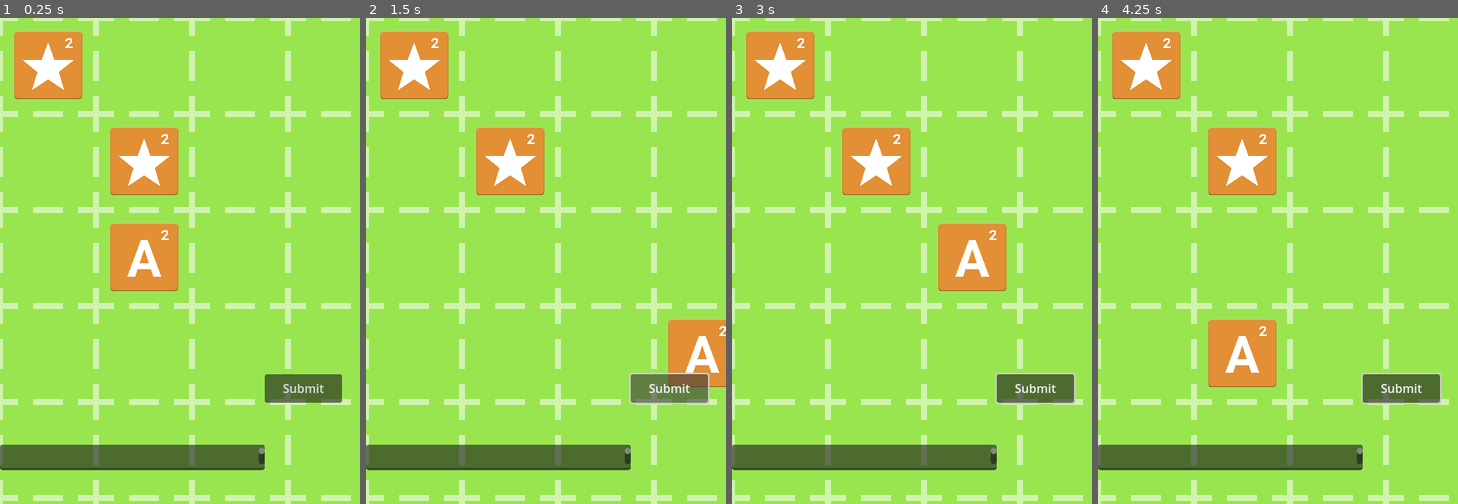
Above: before the commit, frames 1-4 (left to right).
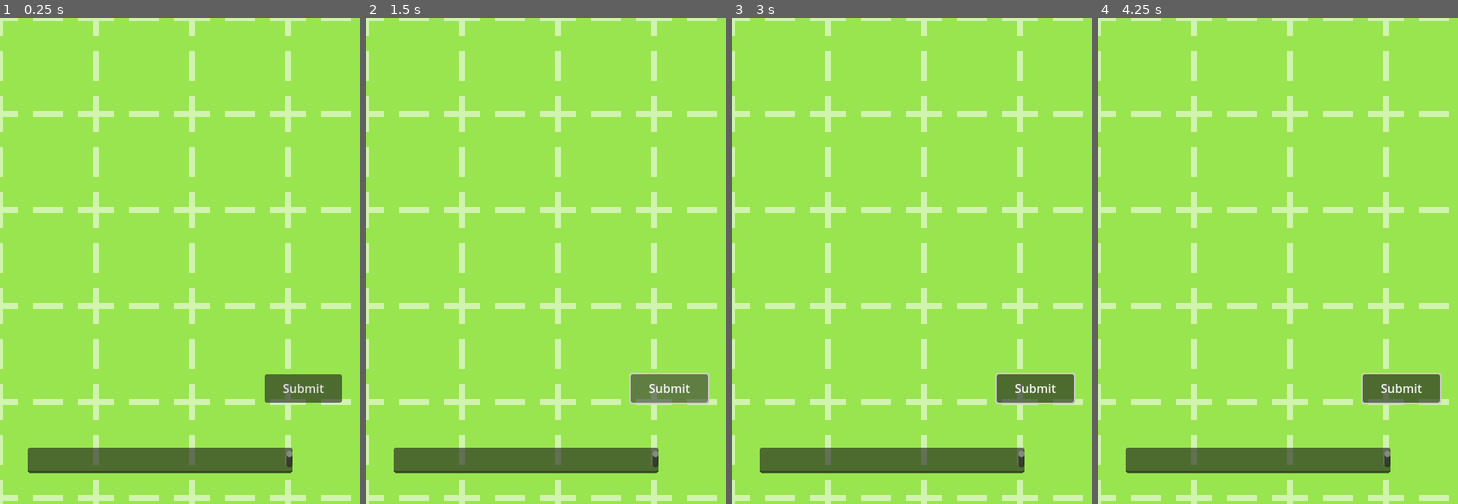
Above: after the commit, the same moments.

Repository: CloudMojos/godot-scrabble-like-game
Game: Godot game, scene res://scenes/main.tscn
Two runs of this game, one before a commit and one after it. Both use one fixed random seed, a clock stepped at 60 frames per second and the inputs below.
Inputs (mouse positions are in pixels of both pictures, inside the frame that each line leads up to):
- Up to frame 1 (0.25 s): no input
- Up to frame 2 (1.5 s): click "Submit" at 0.5 s; click "Submit" at 1.25 s
- Up to frame 3 (3 s): click "Submit" at 2 s; tap Enter at 2.75 s; move the mouse to (991, 236) at 2.77 s; click (991, 236) at 2.92 s
- Up to frame 4 (4.25 s): tap Space at 3.5 s; drag from (1206, 285) to (1260, 358) at 3.52 s

The runs differ from the first frame. In frame 1, 9.7% of the frame differs, in the area x 0-82%, y 2-94%; in frame 2, 9.3%; in frame 3, 9.7%; in frame 4, 9.7%.

Commit message:
before making tiles as tileset

Diff:
--- /dev/null
+++ b/scenes/TilesOnBoard.gd
@@ -0,0 +1,28 @@
+extends Node2D
+
+var tiles_array = []
+
+var letter_tile_node = preload("res://scenes/letter_tile.tscn")
+
+# Called when the node enters the scene tree for the first time.
+func _ready():
+	pass # Replace with function body.
+
+
+# Called every frame. 'delta' is the elapsed time since the previous frame.
+func _process(delta):
+	# When a tile is placed, store it in an array.
+
+	pass
+
+func place_tile(tile_node, coord):
+	# How do I store the coord to the tile_node?
+	# coord is vector2
+	var key = str(coord.x) + "," + str(coord.y)
+	var new_tile = {key: tile_node}
+	tiles_array.append(new_tile)
+	print(tiles_array)
+	pass
+func create_tile_node():
+	# create an instance of letter_tile and append it in tiles_array
+	pass
--- a/scenes/board.tscn
+++ b/scenes/board.tscn
@@ -5,8 +5,8 @@
 [ext_resource type="Texture2D" uid="uid://c6q1m5gofwdlx" path="res://assets/SelectedTile.png" id="2_3he7m"]
 [ext_resource type="Script" path="res://scripts/Grid.gd" id="4_daemk"]
 [ext_resource type="Script" path="res://scripts/BoardCam.gd" id="5_yu31x"]
-[ext_resource type="PackedScene" uid="uid://rq71e63onjhb" path="res://scenes/letter_tile.tscn" id="6_qhx62"]
-[ext_resource type="Script" path="res://scenes/HUD.gd" id="7_ql6gb"]
+[ext_resource type="Script" path="res://scenes/TilesOnBoard.gd" id="6_f6mda"]
+[ext_resource type="Script" path="res://scripts/HUD.gd" id="7_lgsjo"]
 
 [sub_resource type="TileSetAtlasSource" id="TileSetAtlasSource_um5dk"]
 texture = ExtResource("1_wbbac")
@@ -45,23 +45,20 @@
 script = ExtResource("5_yu31x")
 
 [node name="TilesOnBoard" type="Node2D" parent="."]
-
-[node name="LetterTile" parent="TilesOnBoard" instance=ExtResource("6_qhx62")]
-
-[node name="LetterTile2" parent="TilesOnBoard" instance=ExtResource("6_qhx62")]
-position = Vector2(128, 128)
+script = ExtResource("6_f6mda")
 
 [node name="HUD" type="CanvasLayer" parent="."]
-script = ExtResource("7_ql6gb")
+script = ExtResource("7_lgsjo")
 
 [node name="TextEdit" type="TextEdit" parent="HUD"]
 anchors_preset = 12
 anchor_top = 1.0
 anchor_right = 1.0
 anchor_bottom = 1.0
-offset_top = -79.0
-offset_right = -127.0
-offset_bottom = -45.0
+offset_left = 37.0
+offset_top = -75.0
+offset_right = -90.0
+offset_bottom = -41.0
 grow_horizontal = 2
 grow_vertical = 0
 
@@ -79,4 +76,5 @@
 grow_vertical = 2
 text = "Submit"
 
+[connection signal="letter_selected" from="HUD" to="." method="_on_hud_letter_selected"]
 [connection signal="pressed" from="HUD/Button" to="HUD" method="_on_button_pressed"]
--- a/scenes/main.tscn
+++ b/scenes/main.tscn
@@ -1,9 +1,9 @@
 [gd_scene load_steps=3 format=3 uid="uid://dtpf2me5twbhh"]
 
 [ext_resource type="PackedScene" uid="uid://cpcub12coy6v4" path="res://scenes/board.tscn" id="1_jbk0b"]
-[ext_resource type="Script" path="res://scenes/main.gd" id="1_km64i"]
+[ext_resource type="Script" path="res://scripts/main.gd" id="1_nsy6l"]
 
 [node name="Main" type="Node2D"]
-script = ExtResource("1_km64i")
+script = ExtResource("1_nsy6l")
 
 [node name="Board" parent="." instance=ExtResource("1_jbk0b")]
--- a/scripts/BoardCam.gd
+++ b/scripts/BoardCam.gd
@@ -91,10 +91,10 @@
 	}
 
 func _process(delta):
-	timer += delta
-	if timer > 2.0: # Prints every 2 seconds
-		timer = 0.0
-		print("fps: " + str(Engine.get_frames_per_second()))
+	# timer += delta
+	# if timer > 2.0: # Prints every 2 seconds
+	# 	timer = 0.0
+		# print("fps: " + str(Engine.get_frames_per_second()))
 	pass
 	## Get bounds
 	# var bounds = get_visible_area_bounds()
--- a/scripts/Grid.gd
+++ b/scripts/Grid.gd
@@ -1,36 +1,3 @@
 extends TileMap
 
-var board_width = 9
-var board_height = 16
-
-func _ready():
-	pass
-
-func _process(_delta):
-	pass
-
-func increase_grid_cells(bounds, transform_map):
-	var left = local_to_map(Vector2(bounds.left, transform_map.y)).x
-	var right = local_to_map(Vector2(bounds.right, transform_map.y)).x
-	var top = local_to_map(Vector2(transform_map.x, bounds.top)).y
-	var bottom = local_to_map(Vector2(transform_map.x, bounds.bottom)).y
-
-	printt(left, right, top, bottom)
-	print(local_to_map(get_global_mouse_position()))
-	# Check top to bottom in the left most and right most if no board tiles
-	for i in range(top, bottom + 2):
-		if (!get_cell_tile_data(0, Vector2(left, i))):
-			set_cell(0, Vector2(left, i), 0, Vector2i(0,0), 0)
-
-		if (!get_cell_tile_data(0, Vector2(right, i))):
-			set_cell(0, Vector2(right, i), 0, Vector2i(0,0), 0)
-
-	# Check left to right in the top most and bottom most if no board tiles
-	for i in range(left, right):
-		if (!get_cell_tile_data(0, Vector2(i, top))):
-			set_cell(0, Vector2(i, top), 0, Vector2i(0,0), 0)
-
-		if (!get_cell_tile_data(0, Vector2(i, bottom))):
-			set_cell(0, Vector2(i, bottom), 0, Vector2i(0,0), 0)
-
-	# if (!grid.get_cell_tile_data(0,Vector2(i, transform_map.y))):
+var placed_tiles = []
--- a/scenes/HUD.gd
+++ b/scripts/HUD.gd
@@ -1,5 +1,6 @@
 extends CanvasLayer
 
+signal letter_selected(letter)
 
 # Called when the node enters the scene tree for the first time.
 func _ready():
@@ -13,7 +14,14 @@
 
 func _on_button_pressed():
 	## Check the TextEdit's Text
+	if ($TextEdit.text.length() != 1):
+		return
 	## Assign it to a variable and instantiate a tile that will be placed in select
+	var letter = $TextEdit.text.to_upper()
 	## Clear TextEdit's text
+	clear_text_edit()
+	## Emit signal of selected letter
+	letter_selected.emit(letter)
 
-	pass # Replace with function body.
+func clear_text_edit():
+	$TextEdit.text == 'adsf'
--- a/scripts/board.gd
+++ b/scripts/board.gd
@@ -6,16 +6,123 @@
 var tiles_on_board
 
 # Tile Specific Handles
-var letter_tile_template = preload("res://scenes/letter_tile.tscn")
+var letter_tile_node = preload("res://scenes/letter_tile.tscn")
 var player_tiles  # Tiles available for the player
 var selected_tile
 
 var letter_a_texture_sample = preload("res://assets/Tiles/Letter-A.png")
 
-var tile_dict_info_template = {
-	"Letter": "A",
-	"Points": 2
+var tile_info_dict = {
+	"?" : {
+		"points" : 2,
+		"texture" : preload("res://assets/Tiles/FreeTile.png")
+	},
+	"A" : {
+		"points" : 2,
+		"texture" : preload("res://assets/Tiles/Letter-A.png")
+	},
+	"B" : {
+		"points" : 4,
+		"texture" : preload("res://assets/Tiles/Letter-B.png")
+	},
+	"C" : {
+		"points" : 4,
+		"texture" : preload("res://assets/Tiles/Letter-C.png")
+	},
+	"D" : {
+		"points" : 3,
+		"texture" : preload("res://assets/Tiles/Letter-D.png")
+	},
+	"E" : {
+		"points" : 2,
+		"texture" : preload("res://assets/Tiles/Letter-E.png")
+	},
+	"F" : {
+		"points" : 5,
+		"texture" : preload("res://assets/Tiles/Letter-F.png")
+	},
+	"G" : {
+		"points" : 3,
+		"texture" : preload("res://assets/Tiles/Letter-G.png")
+	},
+	"H" : {
+		"points" : 5,
+		"texture" : preload("res://assets/Tiles/Letter-H.png")
+	},
+	"I" : {
+		"points" : 2,
+		"texture" : preload("res://assets/Tiles/Letter-I.png")
+	},
+	"J" : {
+		"points" : 9,
+		"texture" : preload("res://assets/Tiles/Letter-J.png")
+	},
+	"K" : {
+		"points" : 6,
+		"texture" : preload("res://assets/Tiles/Letter-K.png")
+	},
+	"L" : {
+		"points" : 3,
+		"texture" : preload("res://assets/Tiles/Letter-L.png")
+	},
+	"M" : {
+		"points" : 4,
+		"texture" : preload("res://assets/Tiles/Letter-M.png")
+	},
+	"N" : {
+		"points" : 3,
+		"texture" : preload("res://assets/Tiles/Letter-N.png")
+	},
+	"O": {
+		"points": 2,
+		"texture": preload("res://assets/Tiles/Letter-O.png")
+	},
+	"P": {
+		"points": 4,
+		"texture": preload("res://assets/Tiles/Letter-P.png")
+	},
+	"Q": {
+		"points": 12,
+		"texture": preload("res://assets/Tiles/Letter-Q.png")
+	},
+	"R": {
+		"points": 3,
+		"texture": preload("res://assets/Tiles/Letter-R.png")
+	},
+	"S": {
+		"points": 2,
+		"texture": preload("res://assets/Tiles/Letter-S.png")
+	},
+	"T": {
+		"points": 3,
+		"texture": preload("res://assets/Tiles/Letter-T.png")
+	},
+	"U": {
+		"points": 2,
+		"texture": preload("res://assets/Tiles/Letter-U.png")
+	},
+	"V": {
+		"points": 5,
+		"texture": preload("res://assets/Tiles/Letter-V.png")
+	},
+	"W": {
+		"points": 5,
+		"texture": preload("res://assets/Tiles/Letter-W.png")
+	},
+	"X": {
+		"points": 10,
+		"texture": preload("res://assets/Tiles/Letter-X.png")
+	},
+	"Y": {
+		"points": 5,
+		"texture": preload("res://assets/Tiles/Letter-Y.png")
+	},
+	"Z": {
+		"points": 12,
+		"texture": preload("res://assets/Tiles/Letter-Z.png")
+	}
 }
+
 
 # Called when the node enters the scene tree for the first time.
 func _ready():
@@ -23,10 +130,16 @@
 	board_cam = get_node("BoardCam")
 	tiles_on_board = $TilesOnBoard
 
-	player_tiles = [tile_dict_info_template]
-	selected_tile = letter_tile_template.instantiate()
-	selected_tile.get_node("Sprite2D").texture = letter_a_texture_sample
-	tiles_on_board.add_child(selected_tile)
+	# player_tiles = [tile_dict_info_template]
+	# selected_tile = letter_tile_node.instantiate()
+	# print(letter_a_texture_sample)
+	# selected_tile.get_node("Sprite2D").texture = letter_a_texture_sample
+	# selected_tile.position = grid.map_to_local(Vector2(0, 3)) - Vector2(grid.tile_set.tile_size) / 2
+	# tiles_on_board.add_child(selected_tile)
+	# print(tiles_on_board.get_children())
+
+	# var letter = 'A'
+	# print(tile_info_dict[letter]["points"])
 
 # Called every frame. 'delta' is the elapsed time since the previous frame.
 func _process(delta):
@@ -37,11 +150,25 @@
 	var local_mouse_pos = grid.local_to_map(global_mouse_pos)
 
 	# Snap the letter tile to the nearest grid cell
-	selected_tile.position = grid.map_to_local(local_mouse_pos) - Vector2(grid.tile_set.tile_size) / 2
+	if (selected_tile):
+		selected_tile.position = grid.map_to_local(local_mouse_pos) - Vector2(grid.tile_set.tile_size) / 2
 
-func _input(event):
-	# if event is InputEventMouseButton:
-		# if event.button_index == MOUSE_BUTTON_LEFT:
-			# print(grid.local_to_map(get_global_mouse_position()))
-			# print(get_global_mouse_position())
+func _unhandled_input(event):
+	if event is InputEventMouseButton:
+		if event.button_index == MOUSE_BUTTON_LEFT and event.is_pressed():
+			## place it in the tiles on board
+			var mouse_map_pos = grid.local_to_map(get_global_mouse_position())
+			tiles_on_board.place_tile(selected_tile, mouse_map_pos)
 	pass
+
+## Signal from the UI
+func _on_hud_letter_selected(letter):
+	## Instantiate a tile using the letter
+	selected_tile = letter_tile_node.instantiate()
+	var tile_info = tile_info_dict[letter]
+	selected_tile.get_node("Sprite2D").texture = tile_info.texture
+
+	# temporarily place selected_tile in scene
+	tiles_on_board.add_child(selected_tile)
+	## Find
+	pass # Replace with function body.
Renamed: scenes/main.gd -> scripts/main.gd
